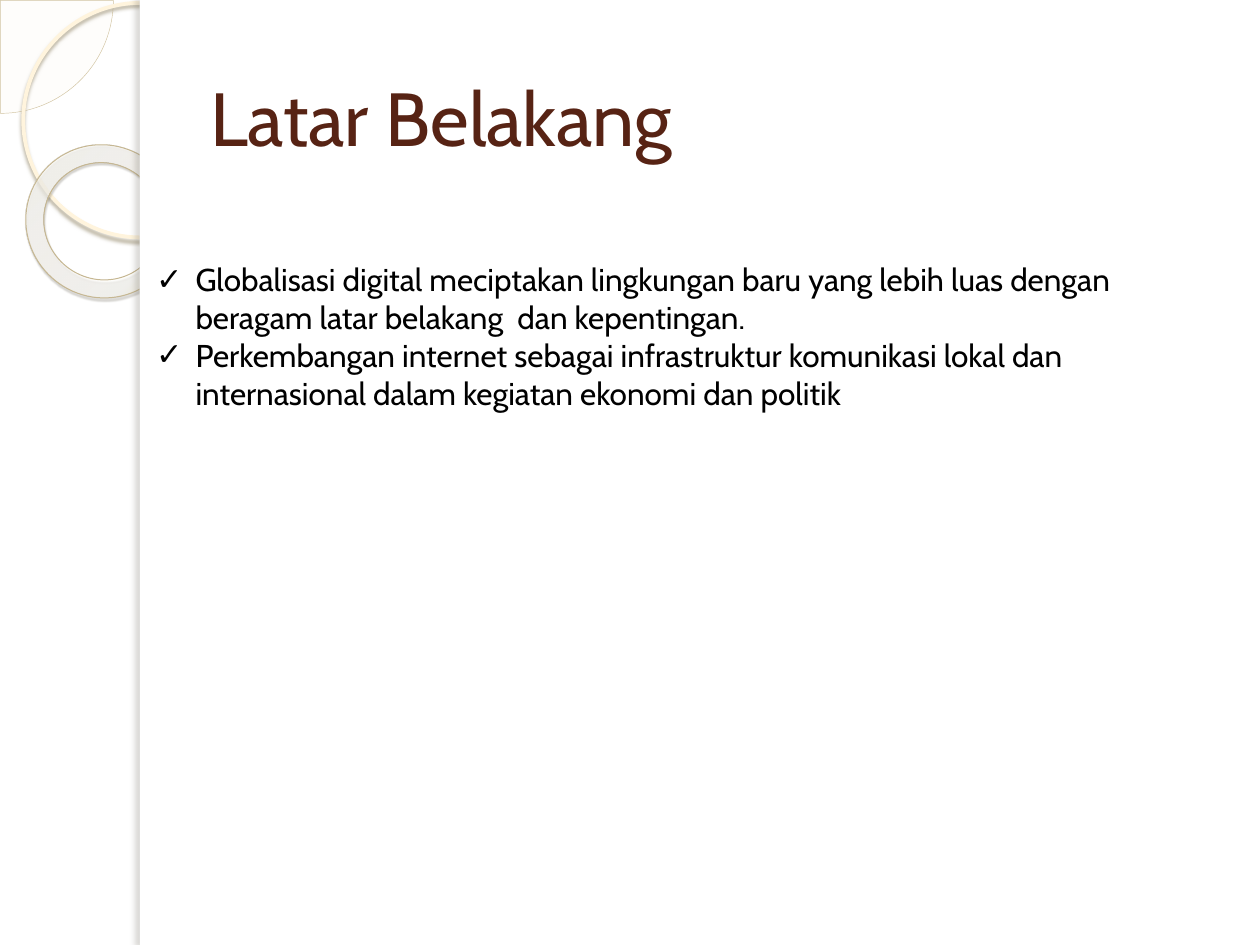
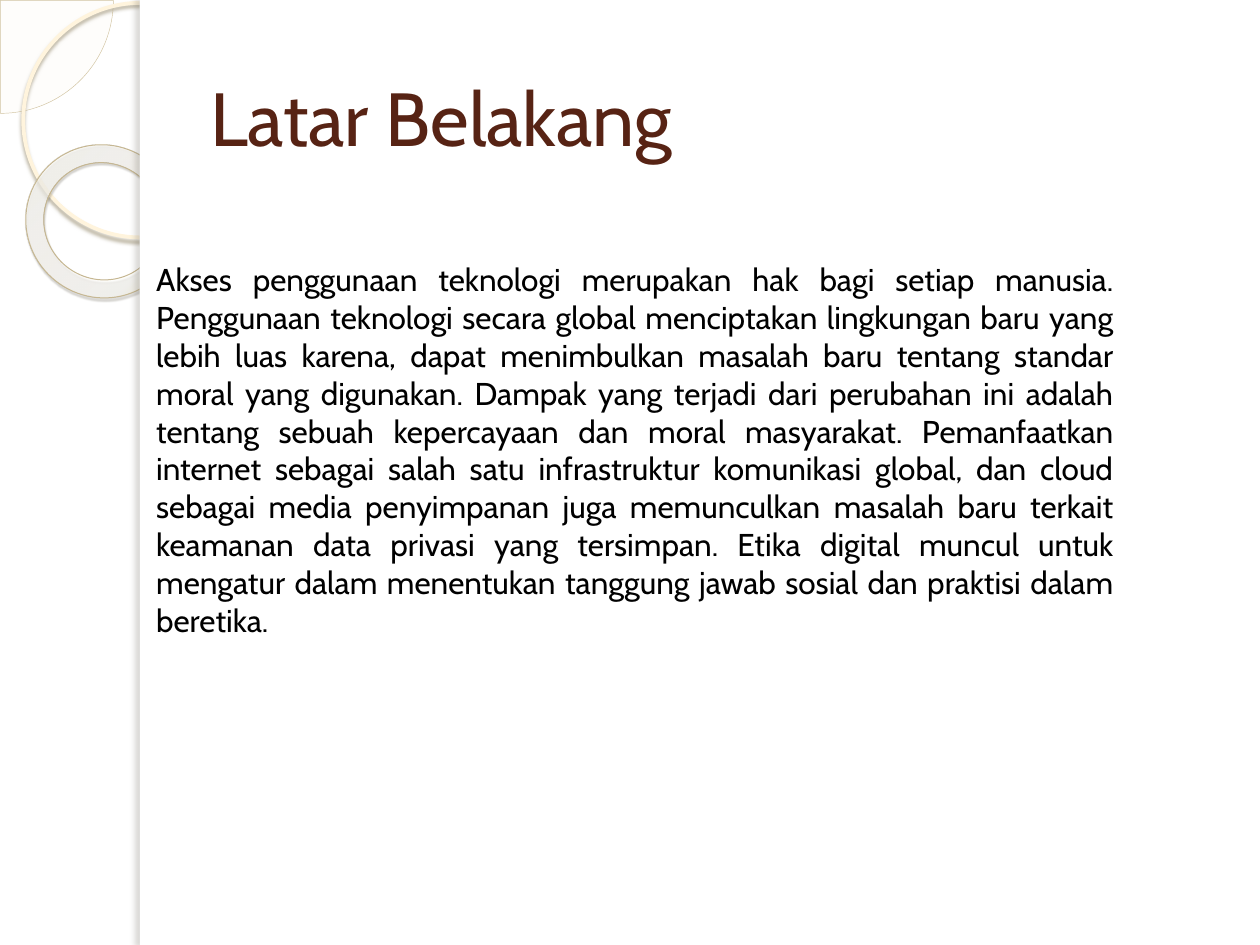
Before and after one commit to hallimah/Etika_Digital, a slide deck: slide 3 of Etika Digital.pptx. Drawn at 1260x945 pixels with LibreOffice and Linux fonts; fonts in the diff are those of the drawing; background and template pictures are left out. Boxes give left, top, right and bottom in pixels: in the first picture for what was removed or moved away, otherwise in the second. Text is boxed around its words. In the diff, an @@ line names an element or a change of style, - is before the commit and + after.

```diff
--- a/Etika Digital.pptx
+++ b/Etika Digital.pptx
@@ text at (x1=156, y1=267, x2=1113, y2=601): text changed @@
-✓ Globalisasi digital meciptakan lingkungan baru yang lebih luas dengan beragam latar belakang dan kepentingan.
-✓ Perkembangan internet sebagai infrastruktur komunikasi lokal dan internasional dalam kegiatan ekonomi dan politik
+Akses penggunaan teknologi merupakan hak bagi setiap manusia. Penggunaan teknologi secara global menciptakan lingkungan baru yang lebih luas karena, dapat menimbulkan masalah baru tentang standar moral yang digunakan. Dampak yang terjadi dari perubahan ini adalah tentang sebuah kepercayaan dan moral masyarakat. Pemanfaatkan internet sebagai salah satu infrastruktur komunikasi global, dan cloud sebagai media penyimpanan juga memunculkan masalah baru terkait keamanan data privasi yang tersimpan. Etika digital muncul untuk mengatur dalam menentukan tanggung jawab sosial dan praktisi dalam beretika.
```
Also in this commit, not shown: 4 other slides changed, 1 other file.
